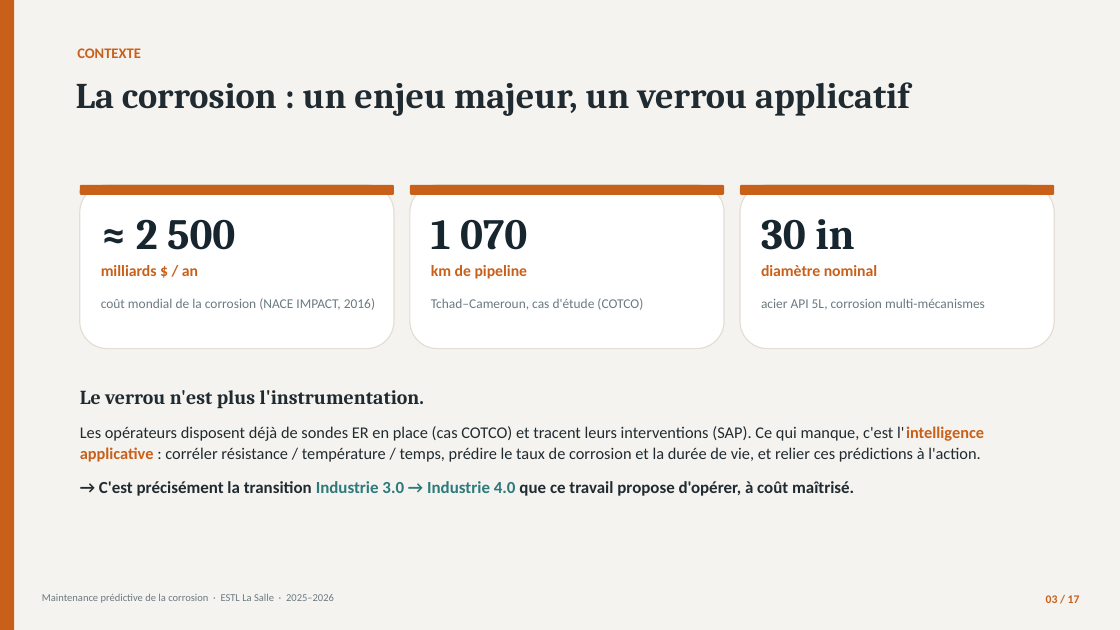
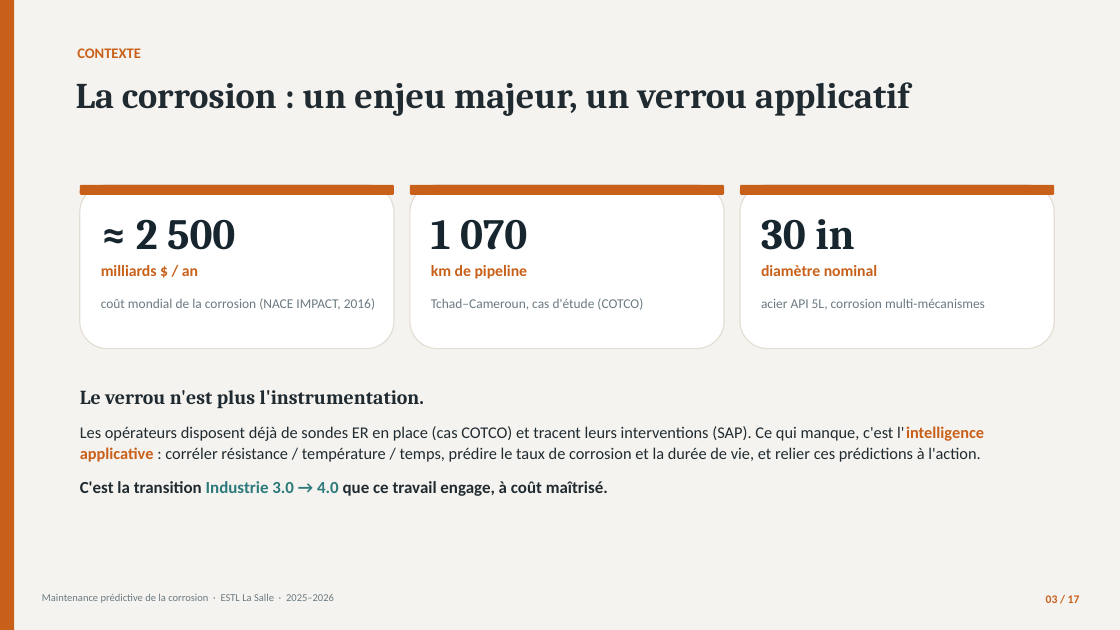
Before and after one commit to londola13/predictive-maintenance-corrosion, a slide deck: slide 3 of soutenance/Soutenance_Corrosion_BATOUMBI.pptx. Drawn at 1120x630 pixels with LibreOffice and Linux fonts; fonts in the diff are those of the drawing. Boxes give left, top, right and bottom in pixels: in the first picture for what was removed or moved away, otherwise in the second. Text is boxed around its words. In the diff, an @@ line names an element or a change of style, - is before the commit and + after.

```diff
--- a/soutenance/Soutenance_Corrosion_BATOUMBI.pptx
+++ b/soutenance/Soutenance_Corrosion_BATOUMBI.pptx
@@ text at (80,481,608,496): text changed @@
-→ C'est précisément la transition Industrie 3.0 → Industrie 4.0 que ce travail propose d'opérer, à coût maîtrisé.
+C'est la transition Industrie 3.0 → 4.0 que ce travail engage, à coût maîtrisé.
```
Also in this commit, not shown: 8 other slides changed, 1 other file.
